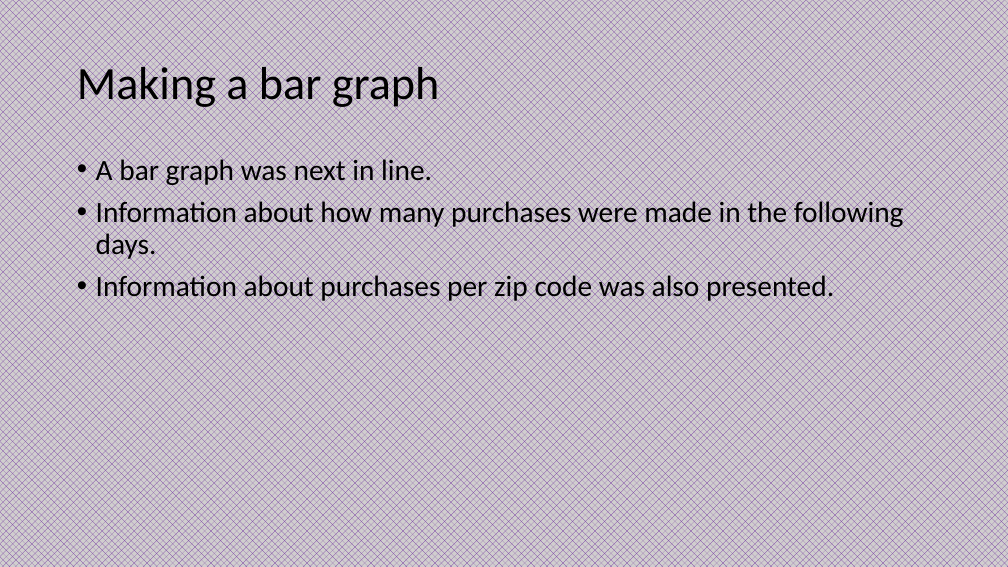
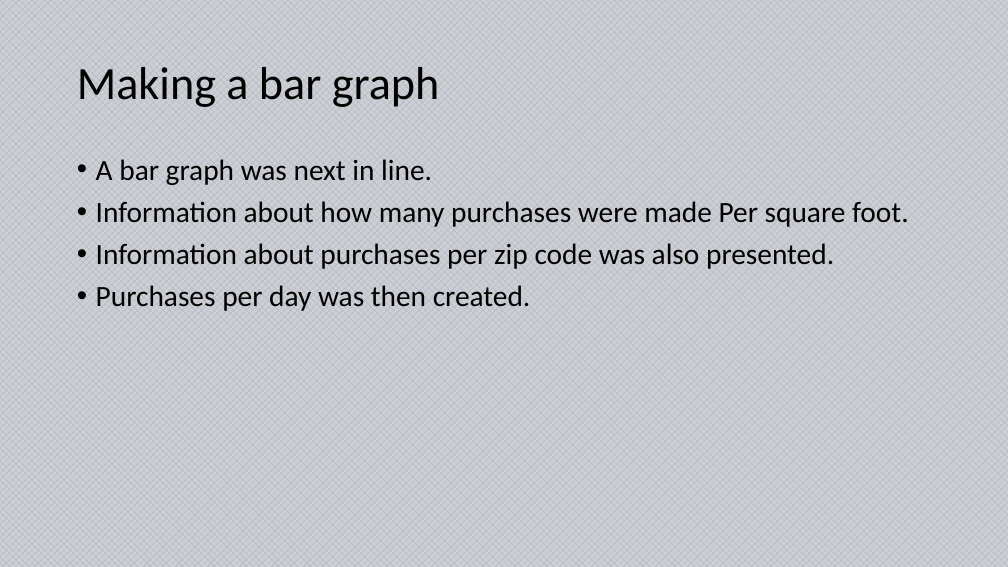
Before and after one commit to scavazos4/Project_One, a slide deck: slide 8 of Sacramento Real Estate.pptx (slide 7 before the commit). Drawn at 1008x567 pixels with LibreOffice and Linux fonts; fonts in the diff are those of the drawing. Boxes give left, top, right and bottom in pixels: in the first picture for what was removed or moved away, otherwise in the second. Text is boxed around its words. In the diff, an @@ line names an element or a change of style, - is before the commit and + after.

```diff
--- a/Sacramento Real Estate.pptx
+++ b/Sacramento Real Estate.pptx
@@ background pattern #7030A0 on #D0CECE to pattern #8FAADC on #D0CECE @@
@@ text at (96,201,909,227): text changed @@
-• Information about how many purchases were made in the following days.
+• Information about how many purchases were made Per square foot.
@@ text at (96,285,531,311): paragraph added @@
+• Purchases per day was then created.
```
Also in this commit, not shown: 1 other slide changed, 3 slides added, 1 slide removed.
